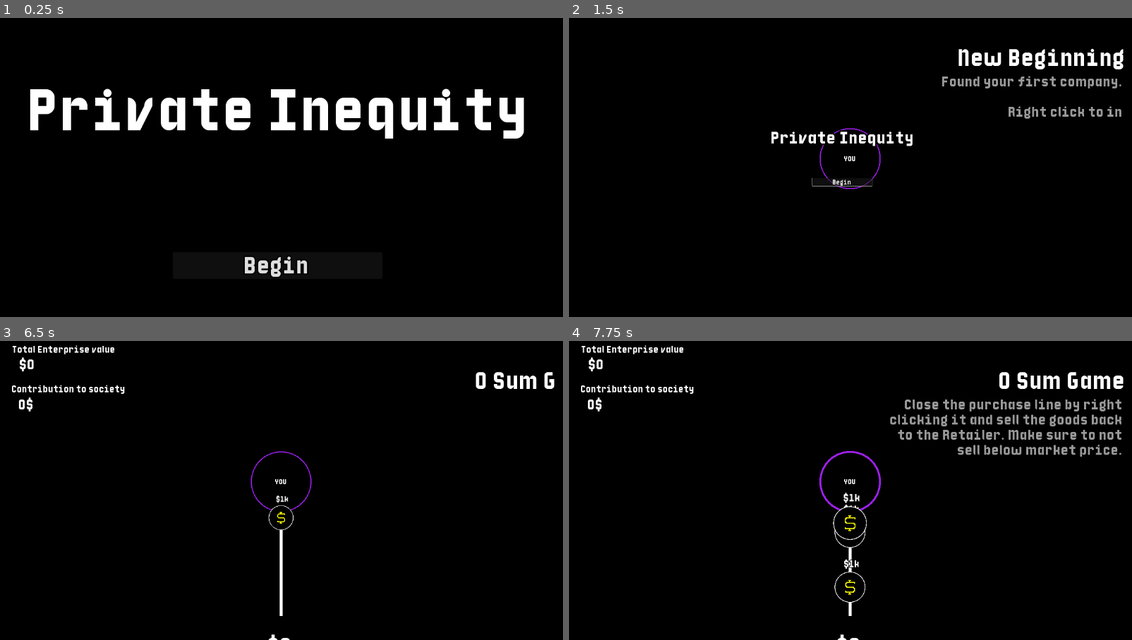
Above: before the commit, frames 1-4 (two rows, left to right).
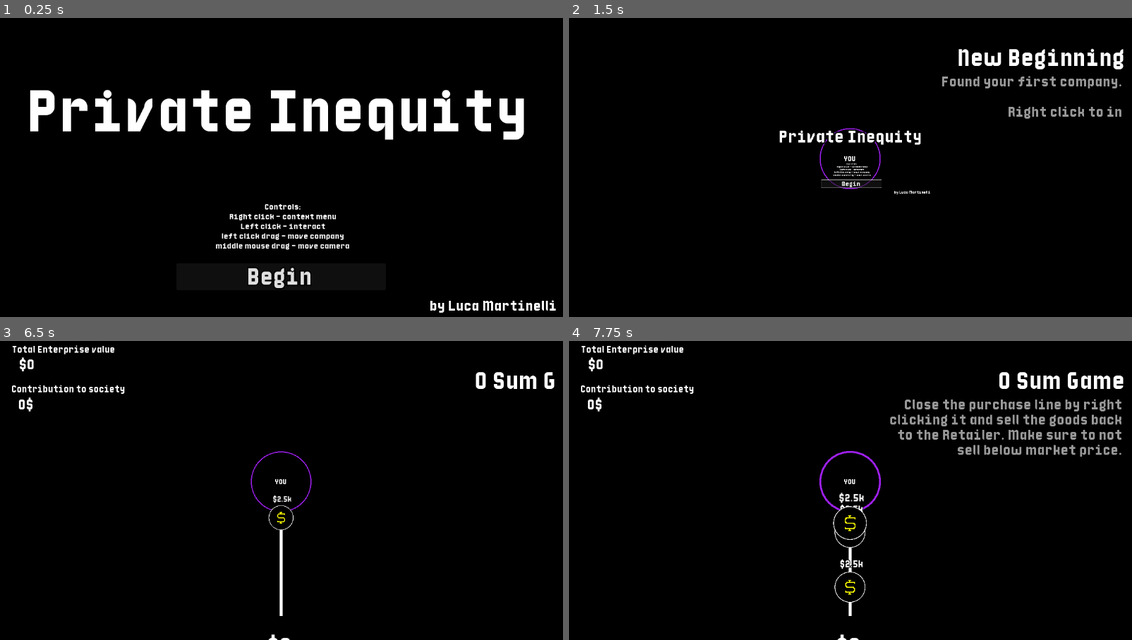
Above: after the commit, the same moments.

Repository: pirey0/LD58
Game: Godot game, scene res://main.tscn
The game is run twice, just before and just after one commit, with the same random seed, the same clock (stepped at 60 frames per second) and the same inputs.
Inputs (mouse positions are in pixels of both pictures, inside the frame that each line leads up to):
- Up to frame 1 (0.25 s): no input
- Up to frame 2 (1.5 s): click "Begin" at 0.5 s; click "Begin" at 1.25 s
- Up to frame 3 (6.5 s): click "Begin" at 2 s; tap Enter every 0.75 s from 2.75 to 5.75 s; move the mouse to (405, 466) at 2.77 s; tap 1 at 2.85 s; click (405, 466) at 2.92 s; tap Space at 3.02, 6.02 s; drag from (168, 496) to (253, 544) at 3.52 s; move the mouse to (337, 412) at 4.27 s; tap 3 at 4.35 s; click (337, 412) at 4.42 s; drag from (253, 544) to (112, 433) at 5.02 s; move the mouse to (450, 529) at 5.77 s; tap Q at 5.85 s; click (450, 529) at 5.92 s
- Up to frame 4 (7.75 s): drag from (681, 433) to (766, 403) at 6.52 s; move the mouse to (878, 481) at 7.27 s; tap 1 at 7.35 s; click (878, 481) at 7.42 s

The runs differ from the first frame. In frame 1, 3.1% of the frame differs, in the area x 5-99%, y 23-99%; in frame 2, 1.0%; in frame 3, less than 0.1%; in frame 4, 0.2%.
Error in both runs: Invalid access to property or key 'position' on a base object of type 'null instance'. (res://progression/progression_step_2.gd:15)

Commit message:
bugfixing/ux

Diff:
--- a/companies/company_start.gd
+++ b/companies/company_start.gd
@@ -20,11 +20,11 @@
 	var sub = G.world.spawn_company_at(position + Vector2(0, 400.0), "Private Inequity")
 	sub.player_owned = true
 	sub.add_to_group("main_company")
-
+	G.meta.hook_up_game_over()
 	var connection = G.world.spawn_transfer_connection(self, 0.0, sub, 0.0)
 	connection.taxable = false
 	connection.max_amount = 10000
-	connection.packet_size = 1000
+	connection.packet_size = 2500
 	connection.on_vanish.connect(on_initial_transaction_finished_for_sub.bind(sub))
 	connection.on_vanish.connect(on_finish_startup)
 	connection = G.world.spawn_connection(self, 0.0, sub, 0.0,preload("res://content/connection_ownership.gd"))
--- a/connection/connection_aquisition.gd
+++ b/connection/connection_aquisition.gd
@@ -9,7 +9,7 @@
 func _physics_process(delta: float) -> void:
 	update_closure()
 
-func is_target_valid(x):
+func is_target_valid(x,verbose):
 	return x is Company and x.player_owned and x.money > source.money
 
 func on_connection_established():
--- a/connection/connection_leverage_buyout.gd
+++ b/connection/connection_leverage_buyout.gd
@@ -10,7 +10,7 @@
 func _physics_process(delta: float) -> void:
 	update_closure()
 
-func is_target_valid(x):
+func is_target_valid(x,verbose):
 	return x is Company and x.player_owned
 
 func on_connection_established():
--- a/content/company.gd
+++ b/content/company.gd
@@ -293,7 +293,7 @@
 func create_loan_proposal() -> LoanProposal:
 	var out = LoanProposal.new()
 	out.period = randi_range(2,5)
-	out.evaluation = last_revenue
+	out.evaluation = new_revenue if is_in_first_year else (new_revenue + last_revenue)*0.5
 	out.debt = debt
 
 	out.proposed_sum = (out.evaluation - debt) * randf_range(0.6, 4.0)
@@ -304,8 +304,6 @@
 		out.fail_reason = LoanProposal.FailReason.LowIncome
 	elif out.debt > 0.5*out.evaluation:
 		out.fail_reason = LoanProposal.FailReason.Debt
-	elif out.evaluation <= 0.0 or is_in_first_year:
-		out.fail_reason = LoanProposal.FailReason.TooYoung
 
 	return out
 
--- a/content/connection.gd
+++ b/content/connection.gd
@@ -132,13 +132,21 @@
 
 
 func set_preview_target(t):
-	preview_target = t if is_target_valid(t) else null
-
-func is_target_valid(target):
+	if not is_target_valid(t,false):
+		preview_target = null
+		return
+
+	preview_target = t
+
+func is_target_valid(target,verbose):
 	if target == source or not target or not target is Company:
+		if verbose:
+			G.meta.show_feedback("Invalid Target", 1.0)
 		return false
 
 	if no_producer_target and target is ProducerCompany:
+		if verbose:
+			G.meta.show_feedback("Retailer refused", 1.0)
 		return false
 
 	return true
@@ -147,8 +155,9 @@
 	if connected:
 		return false
 
-	if not is_target_valid(target):
+	if not is_target_valid(target,true):
 		return true
+
 
 	if not target is Company:
 		return true
--- a/content/connection_goods.gd
+++ b/content/connection_goods.gd
@@ -19,13 +19,22 @@
 func _ready() -> void:
 	super()
 
-func is_target_valid(target):
-	var base = super(target)
+func is_target_valid(target,verbose):
+	var base = super(target,verbose)
 	if not base:
 		return false
 
 	if not target is ProducerCompany and not target.player_owned:
+		if verbose:
+			G.meta.show_feedback("Invalid Target", 1.0)
 		return false
+
+	var conns = G.get_open_connections_between(source,target)
+	for x in conns:
+		if x is ConnectionGoodsTransfer:
+			if verbose:
+				G.meta.show_feedback("Only 1 trade allowed between 2 companies", 1.0)
+			return false
 	return true
 
 func on_connection_established():
--- a/content/loan_proposal.gd
+++ b/content/loan_proposal.gd
@@ -23,7 +23,7 @@
 			Company.LoanProposal.FailReason.TooYoung:
 				t = "Company is too young and lacks proven trackrecord. Ask again next year."
 			Company.LoanProposal.FailReason.LowIncome:
-				t = "Company's income is below required. Come back when you've had a profitable year."
+				t = "Company's profit are too low. Come back once you are profitable."
 			Company.LoanProposal.FailReason.Debt:
 				t = "Company's outstandig debt is too high. Come back after previous debt is repait or income has increased enough to compensate."
 		%refusal_reason.text = t
--- a/global.gd
+++ b/global.gd
@@ -20,7 +20,7 @@
 
 	var mouse_pos = G.world.get_mouse_pos_world()
 	for x in get_tree().get_nodes_in_group("connection"):
-		if not x.is_closable_by_user:
+		if not x.is_closable_by_user or x.closed or x.freeing:
 			continue
 
 		var close = x.get_point_on_curve_if_close(mouse_pos)
@@ -42,3 +42,16 @@
 		if x is Company and x.player_owned:
 			out.append(x)
 	return out
+
+func get_open_connections_between(a,b) -> Array:
+	var out := []
+
+	for x :Connection in get_all_connections():
+		if x.closed or x.freeing:
+			continue
+		if (x.source == a and x.destination == b) or (x.source == b and x.destination == a):
+			out.append(x)
+	return out
+
+func get_all_connections() -> Array:
+	return get_tree().get_nodes_in_group("connection")
--- a/input.gd
+++ b/input.gd
@@ -69,6 +69,7 @@
 
 func on_right_click():
 	var target = G.get_hovered_object()
+	#print(target.get_script().get_global_name())
 	if active_element and target != active_element:
 		clear_selected()
 
--- a/main.tscn
+++ b/main.tscn
@@ -28,6 +28,9 @@
 font_size = 100
 outline_size = 40
 outline_color = Color(0, 0, 0, 1)
+
+[sub_resource type="LabelSettings" id="LabelSettings_ycdy4"]
+font_size = 14
 
 [sub_resource type="LabelSettings" id="LabelSettings_kek77"]
 font_size = 40
@@ -167,6 +170,7 @@
 
 [node name="GameoverParent" type="Control" parent="UI"]
 process_mode = 3
+visible = false
 layout_mode = 3
 anchors_preset = 8
 anchor_left = 0.5
@@ -238,17 +242,12 @@
 [node name="MainMenuParent" type="Control" parent="UI"]
 process_mode = 3
 layout_mode = 3
-anchors_preset = 8
-anchor_left = 0.5
-anchor_top = 0.5
-anchor_right = 0.5
-anchor_bottom = 0.5
-offset_left = -20.0
-offset_top = -20.0
-offset_right = 20.0
-offset_bottom = 20.0
-grow_horizontal = 2
-grow_vertical = 2
+anchors_preset = 15
+anchor_right = 1.0
+anchor_bottom = 1.0
+grow_horizontal = 2
+grow_vertical = 2
+pivot_offset = Vector2(580, 300)
 mouse_filter = 2
 
 [node name="Title" type="Label" parent="UI/MainMenuParent"]
@@ -258,10 +257,10 @@
 anchor_top = 0.5
 anchor_right = 0.5
 anchor_bottom = 0.5
-offset_left = -341.0
-offset_top = -158.0
-offset_right = 339.0
-offset_bottom = -18.0
+offset_left = -513.0
+offset_top = -156.0
+offset_right = 512.0
+offset_bottom = -16.0
 grow_horizontal = 2
 grow_vertical = 2
 text = "Private Inequity"
@@ -269,13 +268,56 @@
 horizontal_alignment = 1
 
 [node name="Begin" type="Button" parent="UI/MainMenuParent"]
-layout_mode = 0
-offset_left = -201.0
-offset_top = 211.0
-offset_right = 227.0
-offset_bottom = 266.0
+layout_mode = 1
+anchors_preset = 7
+anchor_left = 0.5
+anchor_top = 1.0
+anchor_right = 0.5
+anchor_bottom = 1.0
+offset_left = -214.0
+offset_top = -110.0
+offset_right = 214.0
+offset_bottom = -55.0
+grow_horizontal = 2
+grow_vertical = 0
 theme_override_font_sizes/font_size = 40
 text = "Begin"
+
+[node name="Label" type="Label" parent="UI/MainMenuParent"]
+layout_mode = 1
+anchors_preset = 3
+anchor_left = 1.0
+anchor_top = 1.0
+anchor_right = 1.0
+anchor_bottom = 1.0
+offset_left = -271.0
+offset_top = -37.0
+offset_right = -11.0
+offset_bottom = -9.0
+grow_horizontal = 0
+grow_vertical = 0
+text = "by Luca Martinelli"
+
+[node name="Label2" type="Label" parent="UI/MainMenuParent"]
+layout_mode = 1
+anchors_preset = 8
+anchor_left = 0.5
+anchor_top = 0.5
+anchor_right = 0.5
+anchor_bottom = 0.5
+offset_left = -152.0
+offset_top = 90.0
+offset_right = 162.0
+offset_bottom = 197.0
+grow_horizontal = 2
+grow_vertical = 2
+text = "Controls:
+Right click - context menu
+Left click - interact
+left click drag - move company
+middle mouse drag - move camera"
+label_settings = SubResource("LabelSettings_ycdy4")
+horizontal_alignment = 1
 
 [node name="Control" type="Control" parent="UI"]
 layout_mode = 3
@@ -397,12 +439,10 @@
 horizontal_alignment = 1
 
 [node name="cursor_feedback" type="Label" parent="UI"]
-visible = false
 offset_left = 304.0
 offset_top = 337.0
 offset_right = 352.0
 offset_bottom = 365.0
-text = "AAA"
 
 [node name="Progression" type="Node" parent="."]
 unique_name_in_owner = true
--- a/meta.gd
+++ b/meta.gd
@@ -34,9 +34,6 @@
 	gameover_obj.hide()
 	win_parent.hide()
 	await get_tree().physics_frame
-	#var root = get_tree().get_first_node_in_group("main_company")
-	#root.on_vanish.connect(gameover.bind("%s went insolvent.\n\
-	# The courts lifted the corporate veil, you have to stand trial. "% root.company_name))
 	objective_descr.text = ""
 	objective_label.text = ""
 	begin_game_btn.pressed.connect(on_new_game)
@@ -45,6 +42,10 @@
 	new_game_clicked.emit()
 	close_main_menu()
 
+func hook_up_game_over():
+	var root = get_tree().get_first_node_in_group("main_company")
+	root.on_vanish.connect(gameover.bind("%s went insolvent.\n\
+	 The courts lifted the corporate veil, you have to stand trial. "% root.company_name))
 
 func close_main_menu():
 	main_menu_parent.show()
@@ -169,3 +170,22 @@
 			)
 	goaltw.tween_property(objective_label, "visible_ratio", 1.0,  0.1  + title.length()*0.01)
 	goaltw.tween_property(objective_descr, "visible_ratio", 1.0,  0.1  + descr.length()*0.01)
+
+
+var feedback_tween
+var cur_text := ""
+func show_feedback(text, duration):
+	if text == cur_text:
+		return
+
+	if feedback_tween:
+		feedback_tween.kill()
+	feedback_tween = create_tween()
+
+	cur_text = text
+	mouse_feedback.visible_ratio = 0.0
+	mouse_feedback.text = text
+	feedback_tween.tween_property(mouse_feedback, "visible_ratio", 1.0, text.length()*0.01)
+	feedback_tween.tween_interval(duration)
+	feedback_tween.tween_property(mouse_feedback, "visible_ratio", 0.0,  text.length()*0.01)
+	feedback_tween.tween_callback(func(): cur_text = "")
--- a/progression/progression_step_7.gd
+++ b/progression/progression_step_7.gd
@@ -5,7 +5,7 @@
 	return "Fiscal Year End"
 
 func get_display_descr() -> String:
-	return "You are approaching the end of the year. At the end of every year taxes and debt are collected and your yearly profit are reported."
+	return "You are approaching the end of the year. At the end of every year taxes and debt are collected. If a company is in debt a this time it will go bankrupt."
 
 func begin_step():
 	G.progression.year_cycle_completable = true
--- a/progression/progression_step_8.gd
+++ b/progression/progression_step_8.gd
@@ -5,7 +5,7 @@
 	return "Bank Run"
 
 func get_display_descr() -> String:
-	return "Thanks to your 'business acumen' also known as Transfer Pricing Manipulation, you are now elegible for a loan.\n\n Loans are calculated based on prior profits."
+	return "Thanks to your 'business acumen' also known as Transfer Pricing Manipulation, you are now elegible for a loan.\n\n Loans are calculated based on current and prior profits."
 
 func begin_step():
 	super()
--- a/progression/progression_step_9.gd
+++ b/progression/progression_step_9.gd
@@ -5,7 +5,7 @@
 	return "Chapter 7 Bankrupcy"
 
 func get_display_descr() -> String:
-	return "The loan gave you more liquidity, but that high interest rate will cost you dearly.. Unless you find a way to not pay it back."
+	return "The loan gave you more liquidity, but that high interest rate will cost you dearly.. Unless you find a way to not pay it back. \n\nBEWARE: if a parent company goes bankrupt the subsidiaries get liquidated. \n\nMake sure to never loose your starting company."
 
 func begin_step():
 	super()
Not shown: 1 places in main.tscn that only renumber resources
